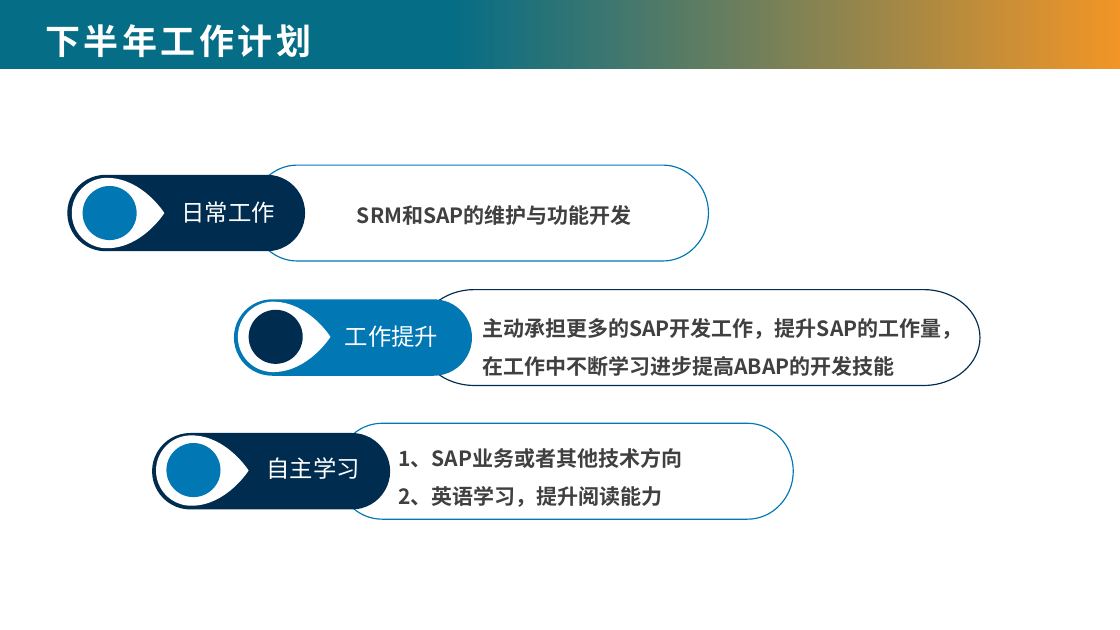
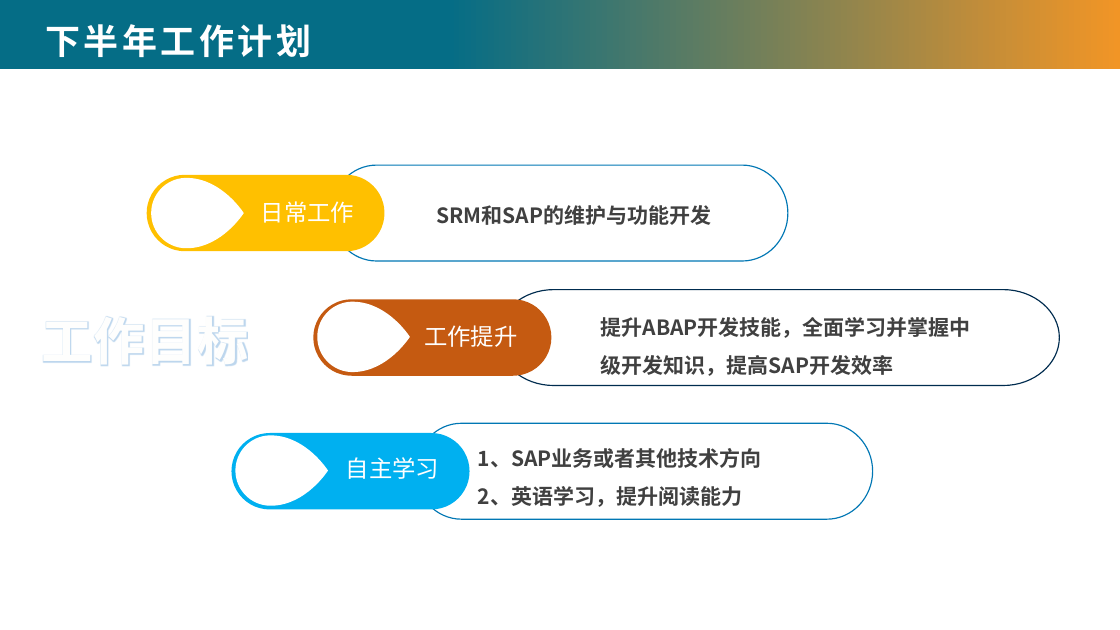
Before and after one commit to chenzz1228/MDG, a slide deck: slide 9 of 年中述职材料模板-职员.pptx. Drawn at 1120x630 pixels with LibreOffice and Linux fonts; fonts in the diff are those of the drawing; background and template pictures are left out. Boxes give left, top, right and bottom in pixels: in the first picture for what was removed or moved away, otherwise in the second. Text is boxed around its words. In the diff, an @@ line names an element or a change of style, - is before the commit and + after.

Commit message:
'3'

```diff
--- a/年中述职材料模板-职员.pptx
+++ b/年中述职材料模板-职员.pptx
@@ rounded rectangle at (147, 175, 385, 251): fill #002C4F to #FFC000 @@
@@ 6 freeform shapes, 5 texts, 3 rounded rectangles, 3 ellipses: place and size @@
-6 freeform shapes, 5 texts, 3 rounded rectangles, 3 ellipses at (67, 166, 981, 519)
+6 freeform shapes, 5 texts, 3 rounded rectangles, 3 ellipses at (147, 166, 1060, 519)
@@ ellipse at (162, 186, 216, 239): fill #0177B4 to #FFFFFF; outline none to #FFFFFF 1 pt @@
@@ rounded rectangle at (313, 299, 551, 376): fill #0177B4 to #C55A11 @@
@@ text added at (42, 316, 249, 366), 44 pt, text #FEFEFE, bold @@
+工作目标
@@ ellipse at (329, 310, 382, 364): fill #002C4F to #FFFFFF @@
@@ text at (601, 317, 971, 376): text changed @@
-主动承担更多的SAP开发工作，提升SAP的工作量，在工作中不断学习进步提高ABAP的开发技能
+提升ABAP开发技能，全面学习并掌握中级开发知识，提高SAP开发效率
@@ rounded rectangle at (232, 433, 470, 509): fill #002C4F to #00B0F0 @@
@@ ellipse at (246, 443, 300, 497): fill #0177B4 to #FFFFFF @@
```
Also in this commit, not shown: 3 other slides changed, 1 slide removed.
